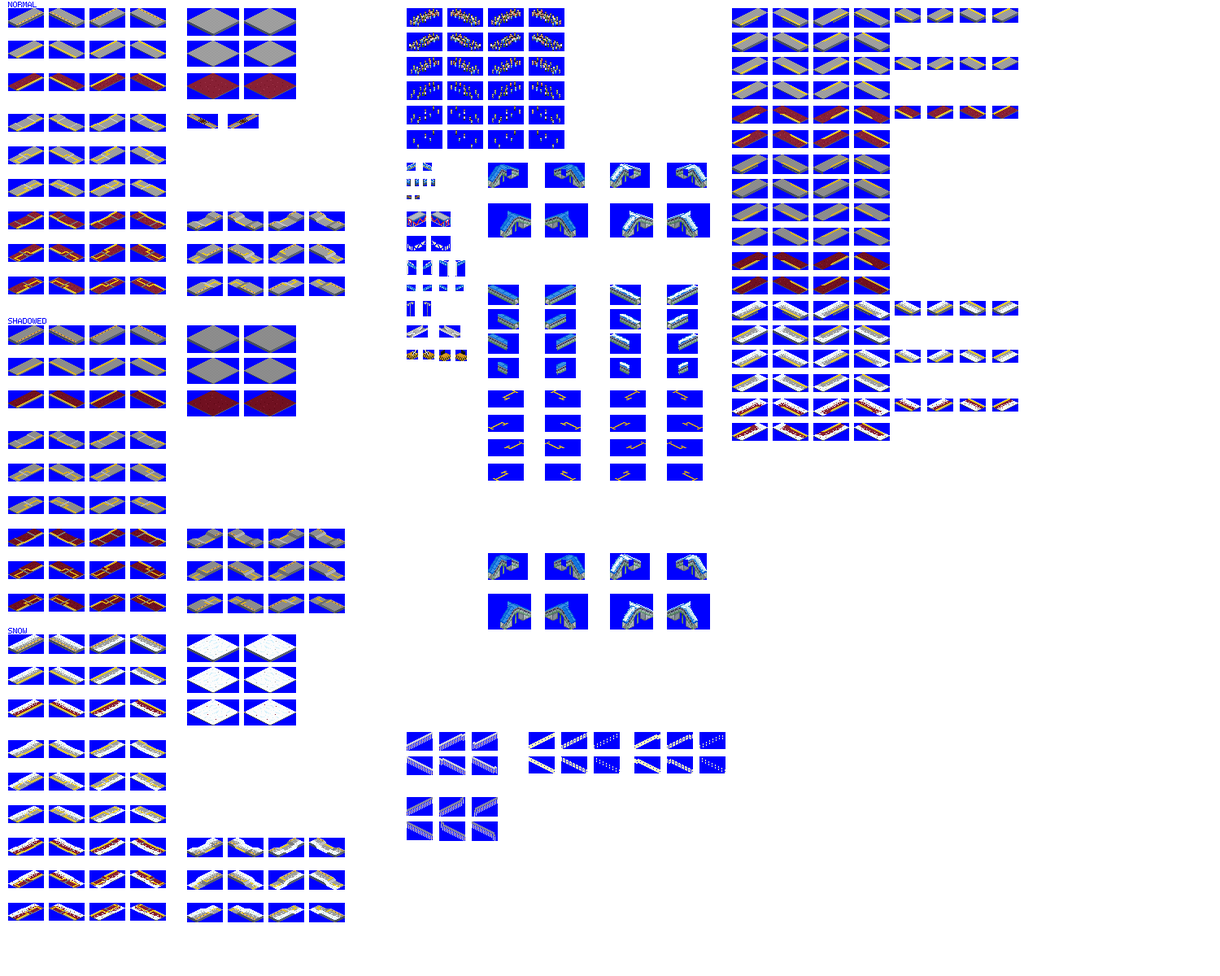
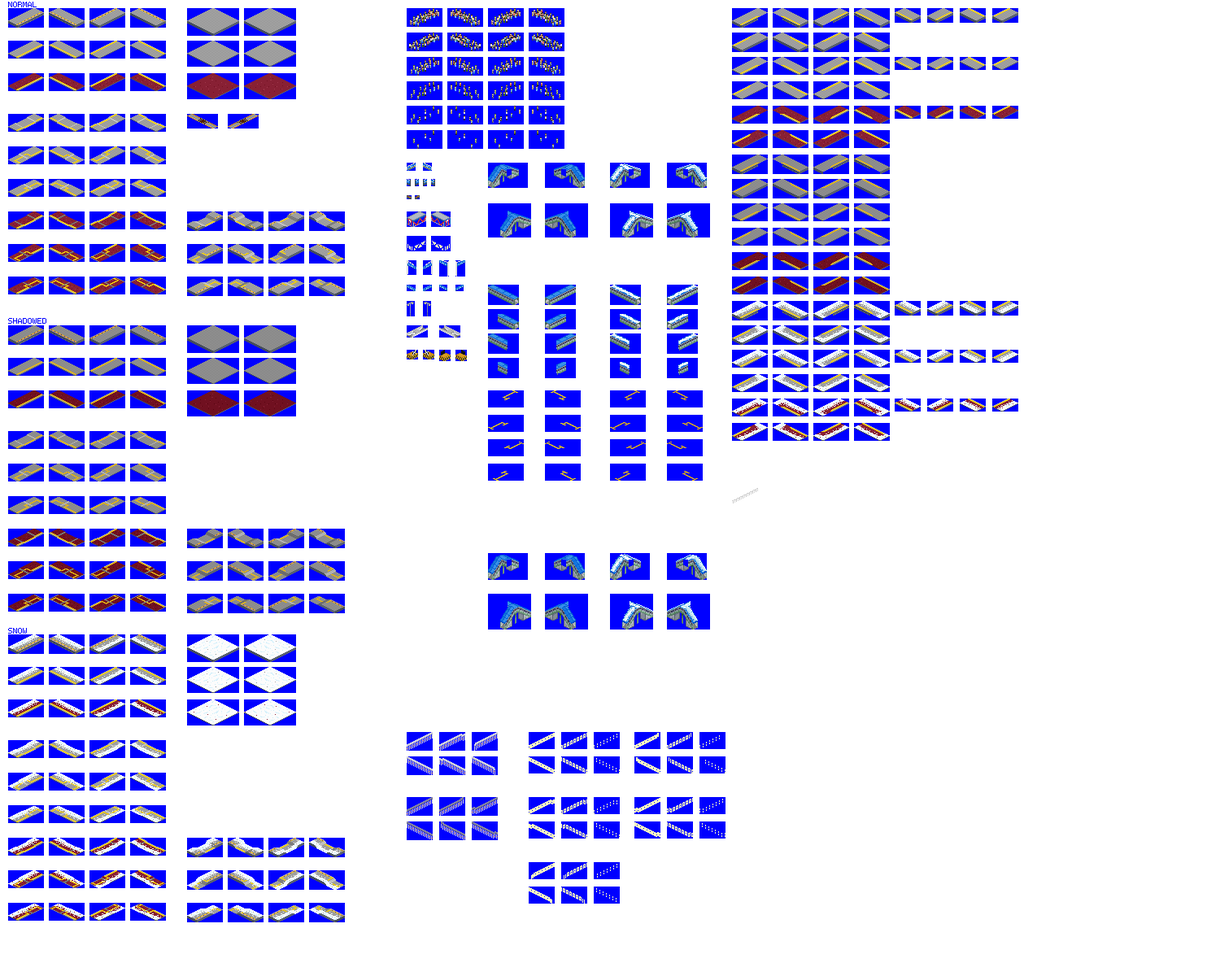
Layered file, before and after one edit (1220 × 976). Changes by layer:
painted on "platforms" over left=406, top=488, right=759, bottom=904
painted on "bg" over left=406, top=733, right=726, bottom=904
